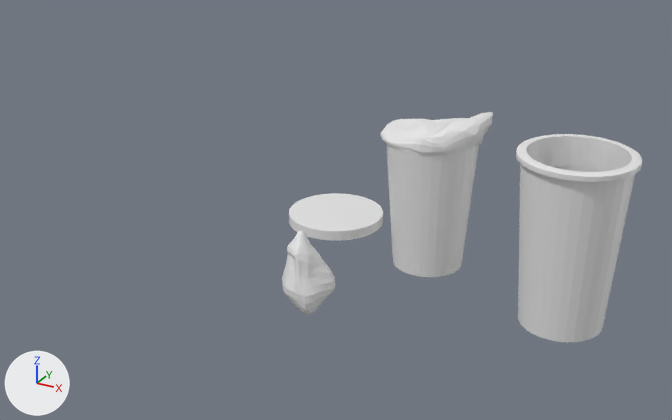
One commit to the Blender file keychain_02FafaKumah_v01.blend: the scene before it, then after it.
One viewpoint serves both versions: a camera (50 mm lens) standing at (13.41, -18.95, 9.64) and looking at (3.44, -0.82, 0.58). Arrows for +X, +Y and +Z are at lower left; the lights stay in place. The older version comes first.

The first picture shows 'Cardboard Cup', 'Soda', 'Sphere', 'Sphere.001', 'Splash'.
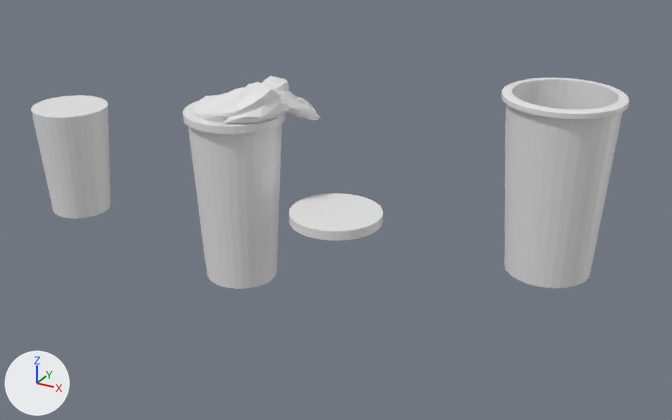
The change, as a diff of the scene's bpy script:
```diff
--- a/keychain_02FafaKumah_v01.blend.py
+++ b/keychain_02FafaKumah_v01.blend.py
@@ me_sphere @@
 # used by ob_sphere; location = (4.62, -4.15, 0.51); scale = (0.802, 0.802, 0.802)
-me_sphere.from_pydata(...)  # 482 vertices, 512 faces; spans x -0.71..0.68, y -0.73..0.65, z -0.85..1.46
+me_sphere.from_pydata(...)  # 482 vertices, 512 faces; spans x -0.59..0.26, y -0.69..0.57, z -0.88..1.14
+# me_sphere part 1: 482 of 482 vertices moved; they spanned x -0.71..0.68, y -0.73..0.65, z -0.85..1.46 and now span x -0.59..0.26, y -0.69..0.57, z -0.88..1.14; mean shift (-0.05, 0.0, -0.14)
@@ me_sphere_002 @@
 # used by ob_sphere_001; location = (5.49, 0.14, 2.58); scale = (1.14, 0.936, 1.0)
-me_sphere_002.from_pydata(...)  # 385 vertices, 314 faces; spans x -1.04..1.13, y -1.32..1.11, z -0.35..0.61
+me_sphere_002.from_pydata(...)  # 255 vertices, 203 faces; spans x -0.4..1.2, y -1.43..1.17, z -0.04..0.59
+# me_sphere_002 part 2: 378 vertices removed from x -1.04..1.13, y -1.32..1.11, z -0.35..0.61; 248 vertices added at x -0.4..1.2, y -1.43..1.17, z -0.04..0.59
@@ me_sphere_001 @@
+me_sphere_001.from_pydata(...)  # 500 vertices, 373 faces, 2 loose edges; spans x -0.89..1.13, y -1.26..1.13, z -3.2..0.85
@@ ob_cardboard_cup @@
 ob_cardboard_cup = bpy.data.objects.new('Cardboard Cup', me_cylinder_006)
-ob_cardboard_cup.location = (8.91, 0.0, 2.66)
+ob_cardboard_cup.location = (8.48, 0.0, 3.92)
 ob_cardboard_cup.scale = (1.31, 1.31, 0.11)
@@ ob_soda @@
 ob_soda = bpy.data.objects.new('Soda', me_cylinder_007)
-ob_soda.location = (5.53, 0.0, 0.92)
-ob_soda.scale = (1.08, 1.08, 1.59)
+ob_soda.location = (0.0, 0.0, 0.0)
+ob_soda.scale = (1.25, 1.21, 2.36)
@@ ob_sphere @@
 ob_sphere = bpy.data.objects.new('Sphere', me_sphere)
-ob_sphere.location = (4.62, -4.15, 0.51)
+ob_sphere.location = (1.12, 0.71, 2.43)
+ob_sphere.rotation_euler = (0.0, 1.918, 0.826)  # degrees (0, 110, 47)
 ob_sphere.scale = (0.802, 0.802, 0.802)
@@ ob_sphere_001 @@
 ob_sphere_001 = bpy.data.objects.new('Sphere.001', me_sphere_002)
-ob_sphere_001.location = (5.49, 0.14, 2.58)
+ob_sphere_001.location = (0.11, 0.22, 2.29)
 ob_sphere_001.scale = (1.14, 0.936, 1.0)
@@ ob_splash_001 @@
+ob_splash_001 = bpy.data.objects.new('Splash.001', me_cylinder_009.copy())  # the mesh of ob_splash
+ob_splash_001.location = (0.01, 0.0, 2.25)
+ob_splash_001.scale = (1.33, 1.33, 0.0982)
@@ ob_soda_002 @@
+ob_soda_002 = bpy.data.objects.new('Soda.002', me_cylinder_007.copy())  # the mesh of ob_soda
+ob_soda_002.location = (-5.77, 0.0, 0.0)
+ob_soda_002.scale = (1.08, 1.08, 1.59)
@@ ob_sphere_002 @@
+ob_sphere_002 = bpy.data.objects.new('Sphere.002', me_sphere_001)
+ob_sphere_002.location = (-0.06, 0.15, 2.39)
+ob_sphere_002.scale = (1.18, 0.988, 1.0)
```

Boxes (x1, y1, x2, y2) around the edits, measured in the pictures (672 x 420 px):
'Cardboard Cup', moved: before (516, 134, 642, 342); after (501, 78, 629, 288)
'Soda', moved, rescaled: before (386, 143, 479, 277); after (186, 102, 282, 289)
'Soda.002', added: after (31, 95, 110, 218)
'Sphere.001', reshaped, moved: before (380, 112, 493, 156); after (223, 98, 289, 124)
'Sphere', reshaped, moved, turned: before (282, 230, 335, 315); after (279, 90, 320, 121)
'Sphere.002', added: after (192, 76, 290, 123)
'Splash.001', added: after (183, 101, 286, 134)
